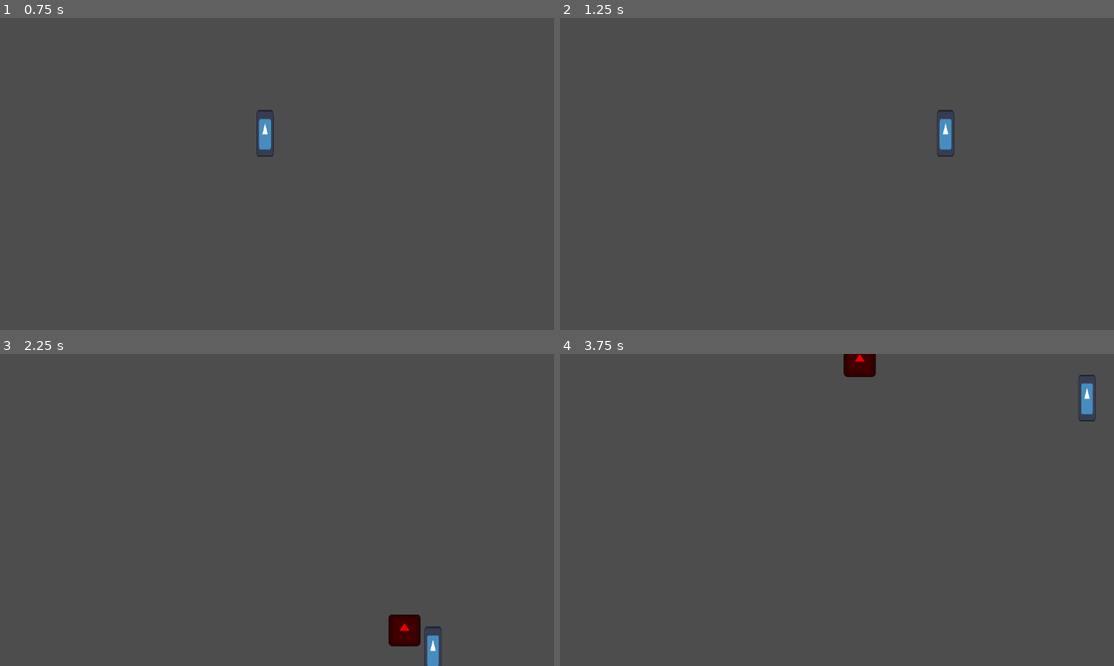
Above: before the commit, frames 1-4 (two rows, left to right).
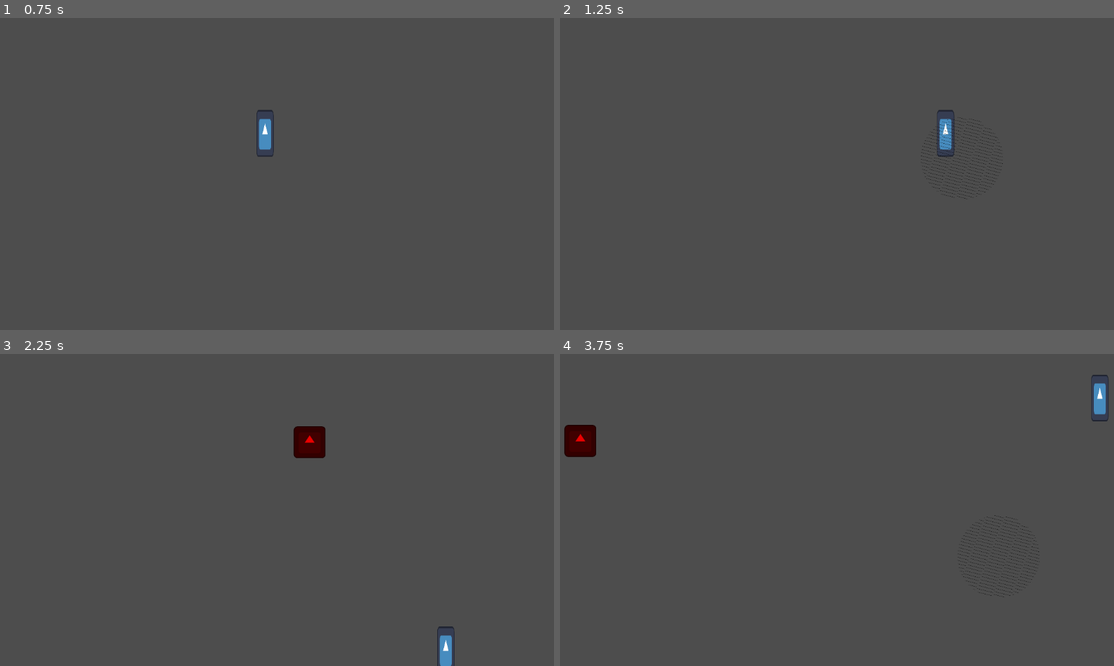
Above: after the commit, the same moments.

Repository: CR1SI/Project-W
Game: Godot game, scene res://scenes/player_related/player.tscn
Same seed, same stepped clock (60 frames per second), same inputs: the game is played once before the commit and once after it. The project has no main scene, so this scene is started directly. The engine's default icon, where the game draws it, is replaced by a stand-in: a white triangle on a blue panel in a dark square.
Inputs (mouse positions are in pixels of both pictures, inside the frame that each line leads up to):
- Up to frame 1 (0.75 s): tap Enter at 0.5 s; move the mouse to (398, 158) at 0.52 s; hold D (right) from 0.53 s (still down); tap 1 (spell1) at 0.6 s
- Up to frame 2 (1.25 s): keep holding D (right); tap 2 (spell2) at 0.8 s
- Up to frame 3 (2.25 s): move the mouse to (166, 525) at 1.27 s; release D (right) at 1.28 s; hold S (down) 1.28-2.03 s; tap 2 (spell2) at 1.35 s; tap 1 (spell1) at 1.55 s; move the mouse to (332, 441) at 2.02 s; hold D (right) from 2.03 s (still down); click (332, 441) at 2.1 s
- Up to frame 4 (3.75 s): tap 2 (spell2) at 2.3 s; move the mouse to (809, 572) at 2.77 s; release D (right) at 2.78 s; hold W (up) 2.78-3.53 s; tap Shift (dodge) at 2.85 s; tap 1 (spell1) at 3.05, 3.6 s; move the mouse to (1003, 556) at 3.52 s; hold A (left) from 3.53 s (still down)

Frame 1 is identical in both runs. In frame 2, 0.2% of the frame differs, in the area x 65-80%, y 31-58%; in frame 3, 1.7%; in frame 4, 1.7%, in the area x 0-99%, y 0-78%.

Commit message:
added a waterfall spell, used some particles just to visualie it...and added spell duaration logic, also, still missing combination testing!

Diff:
--- /dev/null
+++ b/resources/spell_resources/waterfall.tres
@@ -0,0 +1,14 @@
+[gd_resource type="Resource" script_class="Spell" load_steps=2 format=3 uid="uid://bcg6x8wwpor3"]
+
+[ext_resource type="Script" path="res://scripts/custom_resources/spell_base.gd" id="1_p5wby"]
+
+[resource]
+script = ExtResource("1_p5wby")
+spell_cost = 40
+cooldown = 7.0
+spell_duration = 3.0
+spell_type = 0
+dmg = 15
+spell_speed = 0
+can_combine = true
+requires_targeting = true
--- /dev/null
+++ b/scenes/spells/water_fall.tscn
@@ -0,0 +1,22 @@
+[gd_scene load_steps=4 format=3 uid="uid://cqo5d3sgqvwnf"]
+
+[ext_resource type="Script" path="res://scripts/spell_scripts/water_fall.gd" id="1_iwlgq"]
+[ext_resource type="Resource" uid="uid://bcg6x8wwpor3" path="res://resources/spell_resources/waterfall.tres" id="2_q37r3"]
+
+[sub_resource type="CircleShape2D" id="CircleShape2D_875v8"]
+radius = 50.04
+
+[node name="WaterFall" type="Area2D"]
+script = ExtResource("1_iwlgq")
+resource = ExtResource("2_q37r3")
+
+[node name="CPUParticles2D" type="CPUParticles2D" parent="."]
+amount = 100
+emission_shape = 1
+emission_sphere_radius = 55.95
+spread = 70.45
+gravity = Vector2(0, -10)
+color = Color(0, 1, 1, 1)
+
+[node name="CollisionShape2D" type="CollisionShape2D" parent="."]
+shape = SubResource("CircleShape2D_875v8")
--- a/scripts/player_scripts/idle_state.gd
+++ b/scripts/player_scripts/idle_state.gd
@@ -35,6 +35,9 @@
 		if Input.is_action_just_pressed("spell1"):
 			spell_manager.select_spell(spell_manager.SpellType.FIREBALL)
 			print(spell_manager.selected_spell) #to see if it is the correct spell!
+		if Input.is_action_just_pressed("spell2"):
+			spell_manager.select_spell(spell_manager.SpellType.WATERFALL)
+			print(spell_manager.selected_spell) #to see if it is the correct spell!
 	elif Input.is_action_just_pressed("cast") and spell_manager.selected_spell > -1 and spell_manager.spell_fired == false:
 		if spell_manager.is_targeting:
 			spell_manager.stop_targeting()
--- a/scripts/player_scripts/spell_manager.gd
+++ b/scripts/player_scripts/spell_manager.gd
@@ -7,11 +7,13 @@
 var is_targeting: bool = false
 
 enum SpellType {
-	FIREBALL
+	FIREBALL,
+	WATERFALL
 }
 
 var spell_scenes = {
-	SpellType.FIREBALL : preload("res://scenes/spells/fireball.tscn")
+	SpellType.FIREBALL : preload("res://scenes/spells/fireball.tscn"),
+	SpellType.WATERFALL : preload("res://scenes/spells/water_fall.tscn")
 }
 
 var selected_spell: SpellType = -1
@@ -37,13 +39,15 @@
 	match spell_index:
 		0:
 			selected_spell = SpellType.FIREBALL
+		1:
+			selected_spell = SpellType.WATERFALL
 
 	if selected_spell > -1 and spell_scenes[selected_spell].instantiate().resource.requires_targeting:
 		start_targeting(spell_scenes[selected_spell].instantiate())
 
 
 #spell targeting logic
-func start_targeting(spell_instance):
+func start_targeting(_spell_instance):
 	is_targeting = true
 	target_radius.visible = true
 	print("targeting")
--- a/scripts/player_scripts/walk_state.gd
+++ b/scripts/player_scripts/walk_state.gd
@@ -33,6 +33,9 @@
 		if Input.is_action_just_pressed("spell1"):
 			spell_manager.select_spell(spell_manager.SpellType.FIREBALL)
 			print(spell_manager.selected_spell) #to see if it is the correct spell!
+		if Input.is_action_just_pressed("spell2"):
+			spell_manager.select_spell(spell_manager.SpellType.WATERFALL)
+			print(spell_manager.selected_spell) #to see if it is the correct spell!
 	elif Input.is_action_just_pressed("cast") and spell_manager.selected_spell > -1 and spell_manager.spell_fired == false:
 		if spell_manager.is_targeting:
 			spell_manager.stop_targeting()
--- a/scripts/spell_scripts/base_script.gd
+++ b/scripts/spell_scripts/base_script.gd
@@ -13,6 +13,9 @@
 func _process(delta: float) -> void:
 	if spell_fired:
 		position += direction * resource.spell_speed * delta
+		await get_tree().create_timer(resource.spell_duration).timeout
+		queue_free()
+
 
 func fire_spell():
 	if resource.requires_targeting:
--- /dev/null
+++ b/scripts/spell_scripts/water_fall.gd
@@ -0,0 +1,8 @@
+class_name Waterfall
+extends base_script
+
+func _ready():
+	fire_spell()
+
+func deal_damage(_dmg: int):  #overrides the dmg func in the base script
+	pass
